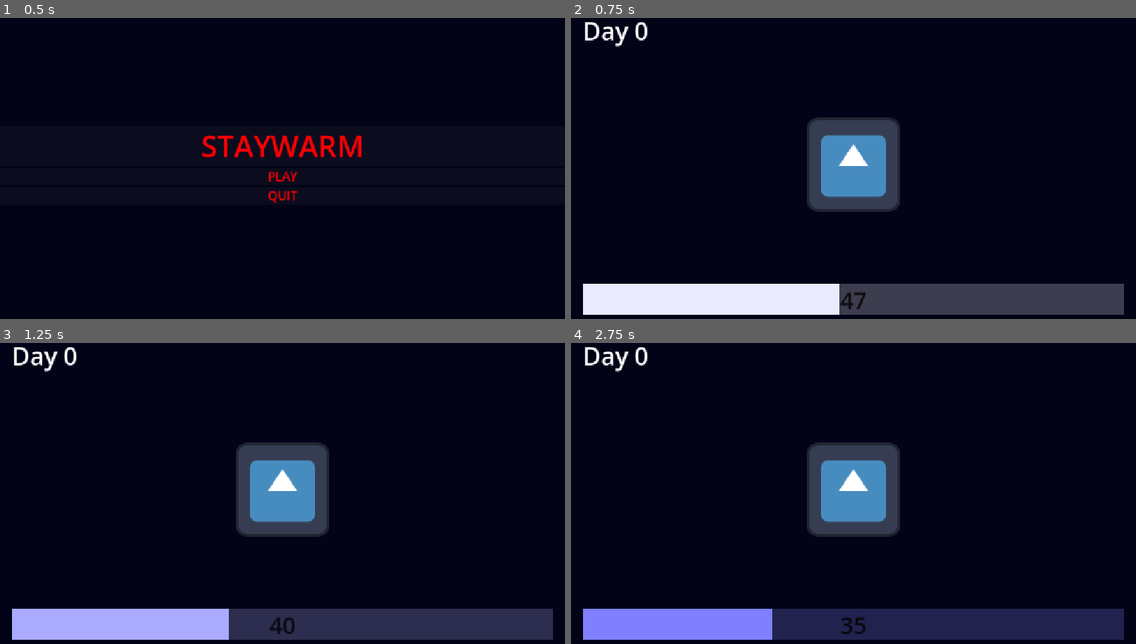
Above: before the commit, frames 1-4 (two rows, left to right).
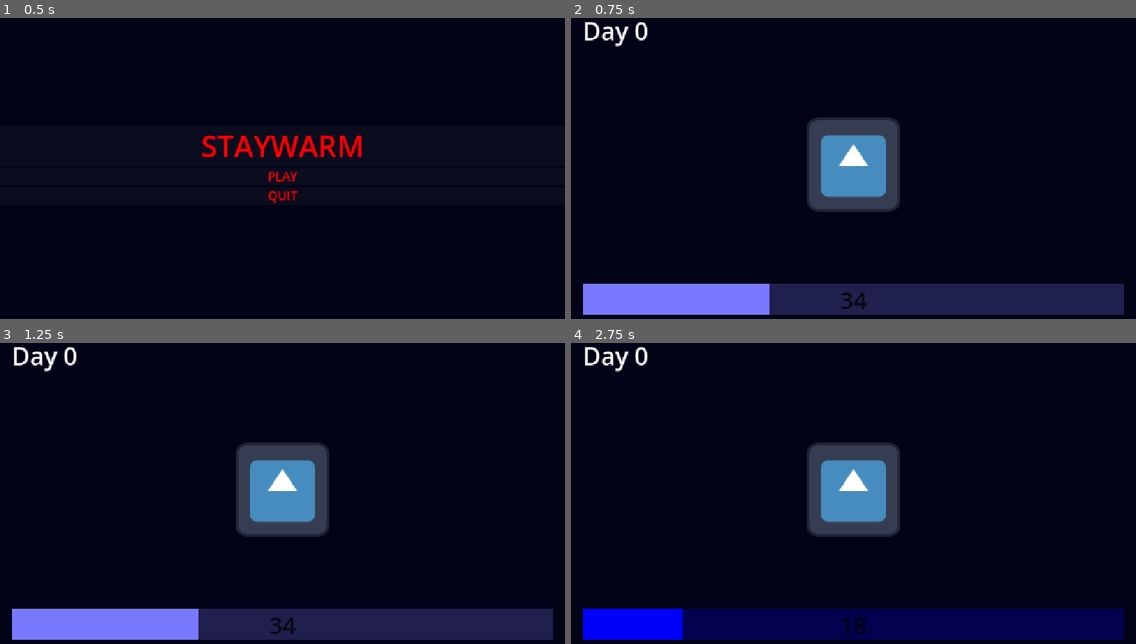
Above: after the commit, the same moments.

Repository: antholol/godot-wild-jam-99
Game: Godot game, scene res://scenes/menu.tscn
The game is run twice, just before and just after one commit, with the same random seed, the same clock (stepped at 60 frames per second) and the same inputs. The engine's default icon, where the game draws it, is replaced by a stand-in: a white triangle on a blue panel in a dark square.
Inputs (mouse positions are in pixels of both pictures, inside the frame that each line leads up to):
- Up to frame 1 (0.5 s): no input
- Up to frame 2 (0.75 s): click "PLAY" at 0.5 s
- Up to frame 3 (1.25 s): no input
- Up to frame 4 (2.75 s): move the mouse to (977, 472) at 1.27 s; tap Enter at 2 s; move the mouse to (740, 505) at 2.02 s

Frame 1 is identical in both runs. In frame 2, 9.8% of the frame differs, in the area x 2-98%, y 88-99%; in frame 3, 4.1%; in frame 4, 9.8%.

Commit message:
updated heat

Diff:
--- a/project_time_tracker.json
+++ b/project_time_tracker.json
@@ -1,9 +1,9 @@
 {
-  "2D": 1037.249,
-  "3D": 2.151,
+  "2D": 1073.537,
+  "3D": 24.61,
   "AFK": 55.862,
   "Asset Store": 60.051,
   "Documentation": 489.292000000007,
-  "Game": 1412.795,
-  "Script": 5736.182
+  "Game": 1873.537,
+  "Script": 6463.741
 }
--- a/scenes/mainGame.tscn
+++ b/scenes/mainGame.tscn
@@ -59,7 +59,7 @@
 theme_override_styles/background = SubResource("StyleBoxFlat_aurs4")
 theme_override_styles/fill = SubResource("StyleBoxFlat_mmojm")
 step = 0.1
-value = 50.9
+value = 10.0
 show_percentage = false
 
 [node name="ColorRect" type="ColorRect" parent="CanvasLayer/Heat Bar" unique_id=2103799886]
@@ -101,3 +101,12 @@
 [node name="cat" type="Sprite2D" parent="CanvasLayer/BoxContainer" unique_id=359311703]
 scale = Vector2(1.5, 1.5)
 texture = ExtResource("3_iuu36")
+
+[node name="update_heat" type="Timer" parent="." unique_id=1687165125]
+wait_time = 2.0
+autostart = true
+
+[node name="timer" type="Timer" parent="." unique_id=1839583235]
+
+[connection signal="timeout" from="update_heat" to="." method="_on_update_heat_timeout"]
+[connection signal="timeout" from="timer" to="." method="_on_timer_timeout"]
--- a/scenes/main_game.gd
+++ b/scenes/main_game.gd
@@ -3,24 +3,30 @@
 @onready var heat_bar: ProgressBar = $"CanvasLayer/Heat Bar"
 @onready var heat_val_label: Label = $"CanvasLayer/Heat Bar/heatValLabel"
 @onready var cat: Sprite2D = $CanvasLayer/BoxContainer/cat
+@onready var timer: Timer = $timer
 
 @export var myGradient: Gradient
 
 var gameTimeInSeconds: int = 0
+var heat_updated:bool = false
 
 # Called when the node enters the scene tree for the first time.
 func _ready() -> void:
 	Global.heat = 50.00
 	Global.daysPassed = 0
 	Global.startTime = Time.get_ticks_msec()
-	Global.aggregateHeatLoss = -0.25
+	Global.aggregateHeatLoss = -0.25 * 63
 
 func _physics_process(delta: float) -> void:
 	Global.currentTime = Time.get_ticks_msec()
 	gameTimeInSeconds = timePassed(Global.startTime,Global.currentTime)
 
-	if ((gameTimeInSeconds % 10) == 0) == true:
+	if gameTimeInSeconds % 2 == 0 and not heat_updated:
+		heat_updated = true
 		updateHeat()
+		timer.start(1)
+
+
 	#end if
 
 
@@ -28,7 +34,7 @@
 	Global.daysPassed = gameTimeInSeconds / (320) #therefore each day lasts 16/3 minutes
 	dayCounter(Global.daysPassed)
 	changeHeatBarVal(Global.heat)
-	print(Global.aggregateHeatLoss)
+	#print(gameTimeInSeconds)
 
 func _input(event: InputEvent) -> void:
 	if event.is_action_pressed("ESC"):
@@ -51,4 +57,15 @@
 	Global.aggregateHeatLoss += addToHeat
 
 func updateHeat() -> void:
-	Global.heat = Global.heat + Global.aggregateHeatLoss
+	var updated_heat:float = Global.heat + Global.aggregateHeatLoss
+	Global.heat = clamp(updated_heat, 0, 100)
+	print("heat updaed")
+
+#func _on_update_heat_timeout() -> void:
+	#Global.heat -= 10
+	#changeHeatBarVal(Global.heat)
+
+
+
+func _on_timer_timeout() -> void:
+	heat_updated = false
